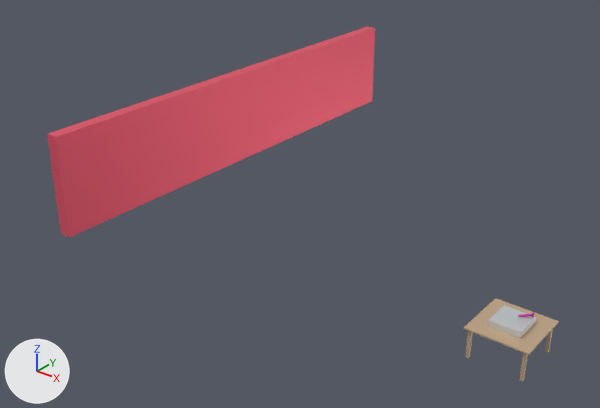
Renders of the glTF model content/vr/gaze-interact/models/interaction-room.glb from each side of a commit.
Camera for both pictures: a camera (50 mm lens) standing at (143.0, -260.0, 146.0) and looking at (-40.0, -31.0, 5.0). The axes (+X, +Y, +Z) are drawn at lower left. The lights are the same throughout. The first picture is the older version. Where no turn or scale is listed for an object, it has been applied to the vertices. Vertices at exactly the same position are counted once.

Names of what the first picture shows: 'Mesh_Mesh_head_geo.001_lambert2SG.001'.
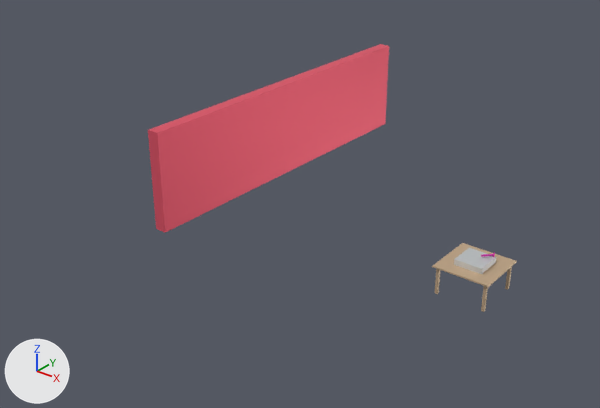
Where the change shows, as pixel boxes [x1, y1, x2, y2] in the pictures (600 x 408 px; the box of a moved part takes in the faces that stretch with it):
```json
{"object": "Mesh_Mesh_head_geo.001_lambert2SG.001", "change": "reshaped", "before": [47, 26, 559, 381], "after": [148, 44, 517, 312], "on screen": "28% narrower, 24% shorter"}
{"part": 1, "of": "me_mesh_0", "change": "moved or reshaped", "before": [518, 312, 534, 317], "after": [481, 253, 495, 257]}
{"part": 2, "of": "me_mesh_0", "change": "added", "after": [148, 44, 389, 232], "on screen": "red"}
{"part": 3, "of": "me_mesh_0", "change": "added", "after": [432, 243, 517, 312]}
{"part": 4, "of": "me_mesh_0", "change": "deleted", "before": [464, 298, 559, 381]}
{"part": 5, "of": "me_mesh_0", "change": "deleted", "before": [47, 26, 375, 237], "on screen": "red"}
```

The change, as JSON lines over the scene's bpy script:
```json
{"block": "me_mesh_0", "where": "# used by ob_mesh_mesh_head_geo_001_lambert2sg_001; location = (0.0, 0.0, 0.0)"}
{"op": "remove", "block": "me_mesh_0", "code": "me_mesh_0.from_pydata(...)  # 138 vertices, 264 faces; spans x -100.0..75.0, y -100.0..100.0, z 0.0..40.0"}
{"op": "add", "block": "me_mesh_0", "code": "me_mesh_0.from_pydata(...)  # 138 vertices, 264 faces; spans x -75.0..50.0, y -75.0..75.0, z 0.0..40.0"}
{"block": "me_mesh_0", "change": "me_mesh_0 part 1: the loose piece of 74 vertices spanning x 66.0..70.0, y -64.0..-60.0, z 13.0..14.0 is moved by (-25.0, 25.0, 0.0)"}
{"block": "me_mesh_0", "change": "me_mesh_0 part 2: a new loose piece, a box spanning x -75.0..-70.0, y -75.0..75.0, z 0.0..40.0, in mat_lambert2sg_001"}
{"block": "me_mesh_0", "change": "me_mesh_0 part 3: a new loose piece of 56 vertices spanning x 30.0..50.0, y -50.0..-30.0, z 0.0..13.0, in mat_lambert2sg_001"}
{"block": "me_mesh_0", "change": "me_mesh_0 part 4: the loose piece of 56 vertices spanning x 55.0..75.0, y -75.0..-55.0, z 0.0..13.0 is deleted"}
{"block": "me_mesh_0", "change": "me_mesh_0 part 5: the loose piece of 8 vertices spanning x -100.0..-95.0, y -100.0..100.0, z 0.0..40.0 is deleted"}
```
